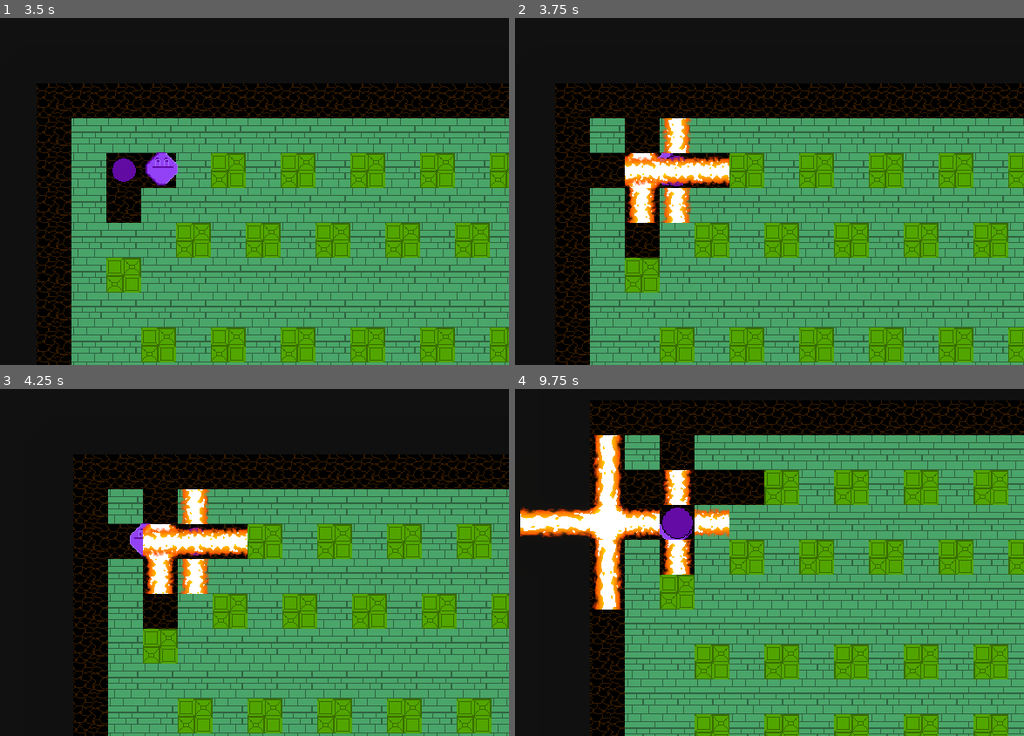
Above: before the commit, frames 1-4 (two rows, left to right).
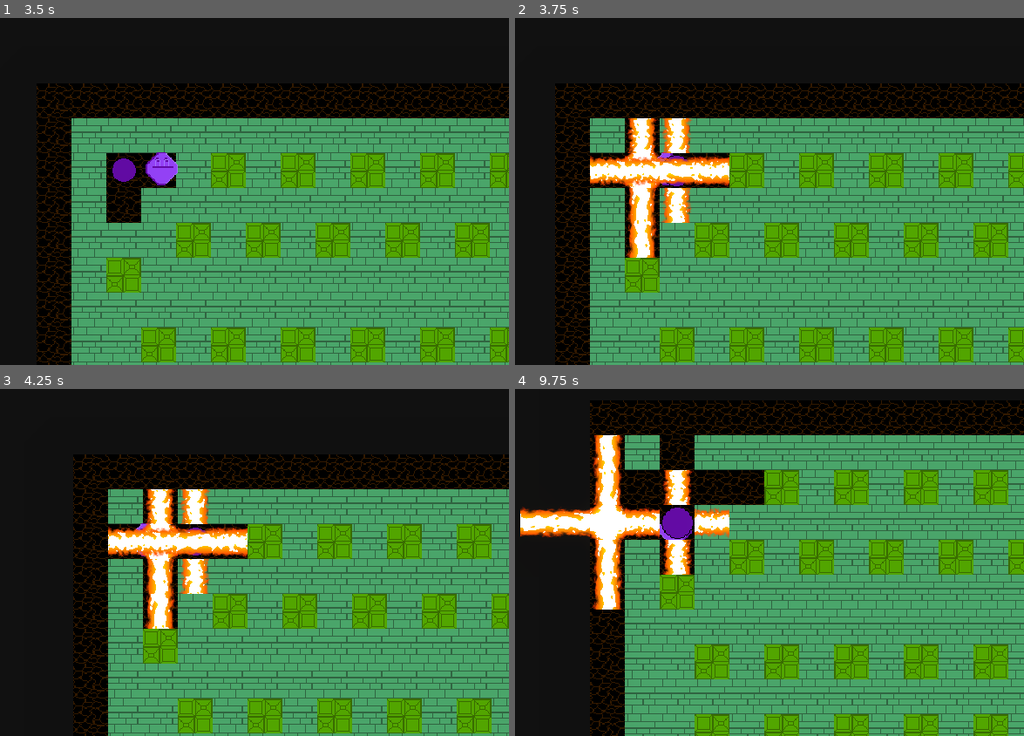
Above: after the commit, the same moments.

Repository: zaftnotameni/how-do-you-say-godot
Game: Godot game, scene res://godot/game/main.tscn
The game is run twice, just before and just after one commit, with the same random seed, the same clock (stepped at 60 frames per second) and the same inputs.
Inputs:
- Up to frame 1 (3.5 s): tap Enter at 0.5 s; hold D (p1_right) 0.53-1.28 s; tap Space (p1_place_bomb) every 0.75 s from 0.6 to 2.85 s; hold S (p1_down) 1.28-2.03 s; hold D (p1_right) 2.03-2.78 s; hold W (p1_up) from 2.78 s (still down)
- Up to frame 2 (3.75 s): release W (p1_up) at 3.53 s; hold A (p1_left) from 3.53 s (still down); tap Space (p1_place_bomb) at 3.6 s
- Up to frame 3 (4.25 s): keep holding A (p1_left)
- Up to frame 4 (9.75 s): tap Space (p1_place_bomb) every 0.75 s from 4.35 to 9.6 s; release A (p1_left) at 5.03 s; hold S (p1_down) 5.03-5.78 s; hold D (p1_right) 5.78-6.53 s; hold W (p1_up) 6.53-7.28 s; hold D (p1_right) 7.28-8.03 s; hold S (p1_down) 8.03-8.78 s; hold A (p1_left) 8.78-9.53 s; hold W (p1_up) from 9.53 s (still down)

Frame 1 is identical in both runs. In frame 2, 2.1% of the frame differs, in the area x 14-43%, y 28-70%; in frame 3, 2.1%; in frame 4, 0.1%.
Error in both runs: Invalid access to property or key 'power' on a base object of type 'Node2D'. (res://godot/bomb/explosion_cast.gd:6)

Commit message:
smooth explosion stop

Diff:
--- a/godot-man/godot/bomb/explosion_cast.gd
+++ b/godot-man/godot/bomb/explosion_cast.gd
@@ -9,7 +9,7 @@
 var exploded = false
 
 func _ready() -> void:
-  target_position.y = power * XX.tile_size + XX.half_tile_size
+  target_position.y = power * XX.tile_size + XX.half_tile_size - 2.0
   each_explosion_line(func(e : Node2D): e.set_power(power))
   each_explosion_line(func(e : Node2D): e.hide())
   explosion.on_explosion_started.connect(start_explosion)
@@ -30,7 +30,10 @@
 func _physics_process(delta: float) -> void:
   var collider = get_collider()
   if is_colliding():
-    if (collider is TileMap): each_explosion_line(func(e): e.stop_explosion_at(get_collision_point()))
+    if (collider is TileMap):
+      var coords : Vector2 = collider.get_coords_for_body_rid(get_collider_rid())
+      var data = collider.get_cell_tile_data(2, coords)
+      each_explosion_line(func(e): e.stop_explosion_at(get_collision_point(), data))
     if (exploded): explode(collider)
 
 func explode(thing) -> void:
--- a/godot-man/godot/bomb/explosion_line.gd
+++ b/godot-man/godot/bomb/explosion_line.gd
@@ -7,12 +7,13 @@
 func show_explosion():
   show()
 
-func stop_explosion_at(point : Vector2) -> void:
+func stop_explosion_at(point : Vector2, data : TileData = null) -> void:
   if (stopped_explosion): return
   stopped_explosion = true
-  var p := to_local(point)
-  explosion_path.set_point_position(1, p)
-  if (p.length() < XX.half_tile_size): explosion_path.hide()
+  var p := to_local(point).round()
+  var dir = explosion_path.get_point_position(0).direction_to(explosion_path.get_point_position(1))
+  var pp = dir * XX.tile_size if data != null else Vector2.ZERO
+  explosion_path.set_point_position(1, p + pp)
 
 func set_power(power : int) -> void:
   var original_point := explosion_path.get_point_position(1)
